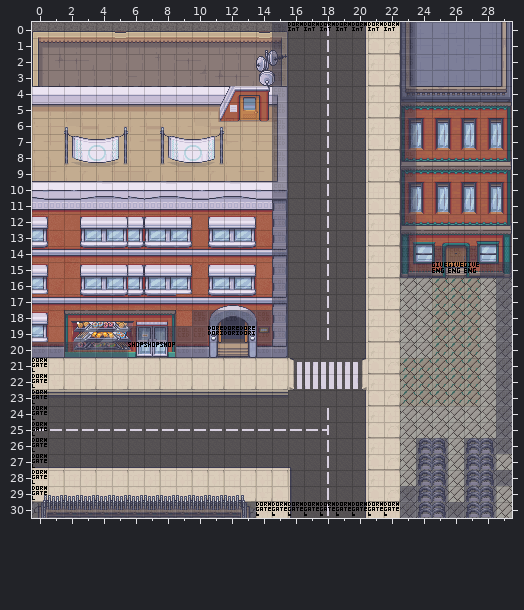
Tiled map, stored at assets/tilemaps/dorm_exterior.tmx. Above is the file before it was changed.
Cells are 16x16 px. Shown: x 0..29, y 0..30. Not drawn, because the pictures are missing: unchanged layer "object2".
New version:
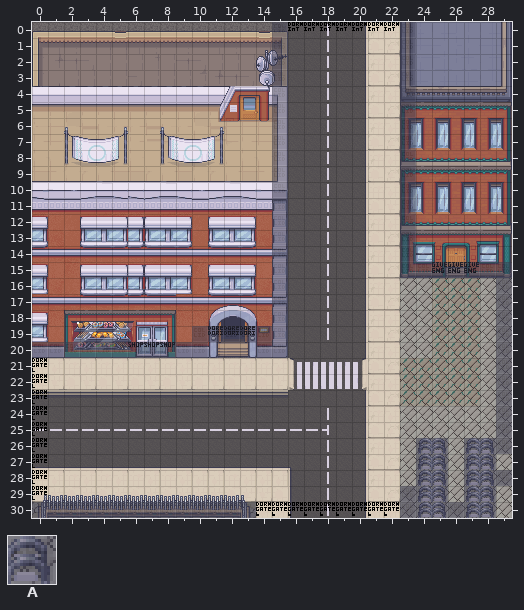
Key: from "event_tileset": A 6.
_ is an empty cell.
See-through tiles are keyed as they look on the map.
Edits made:
Layer "collision":
y 14: x 25..27 AAA -> ___
y 15: x 25..27 ___ -> AAA
y 18: x 10..14 AAAAA -> _____
y 19: x 6..9 AAAA -> ____; x 11..13 ___ -> AAA
y 20: x 6..8 ___ -> AAA
